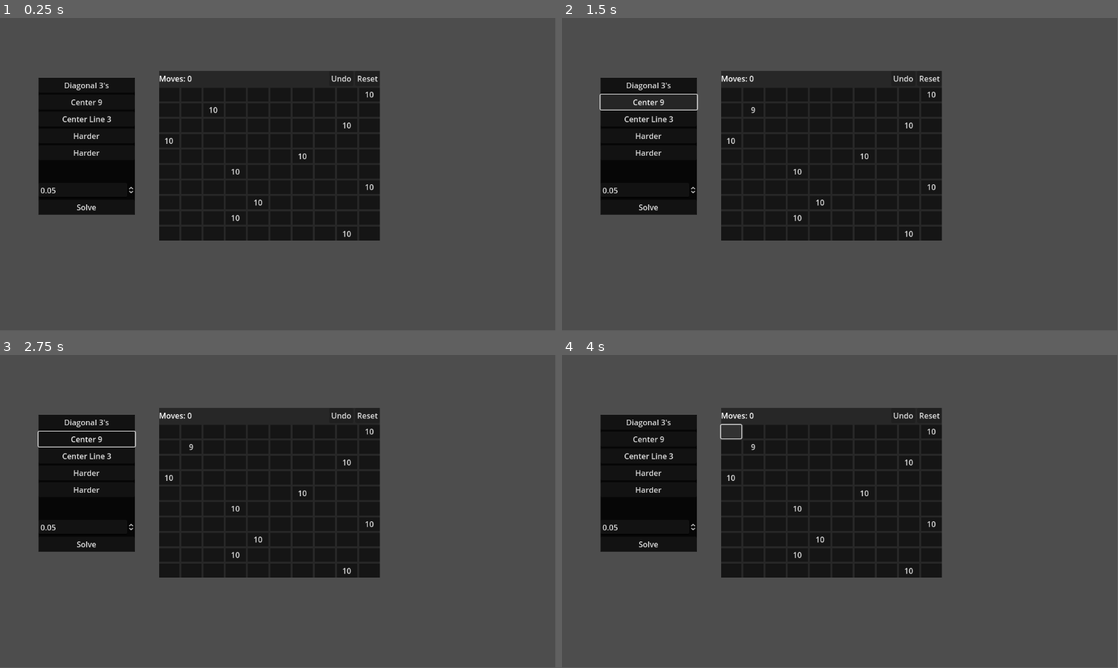
Above: before the commit, frames 1-4 (two rows, left to right).
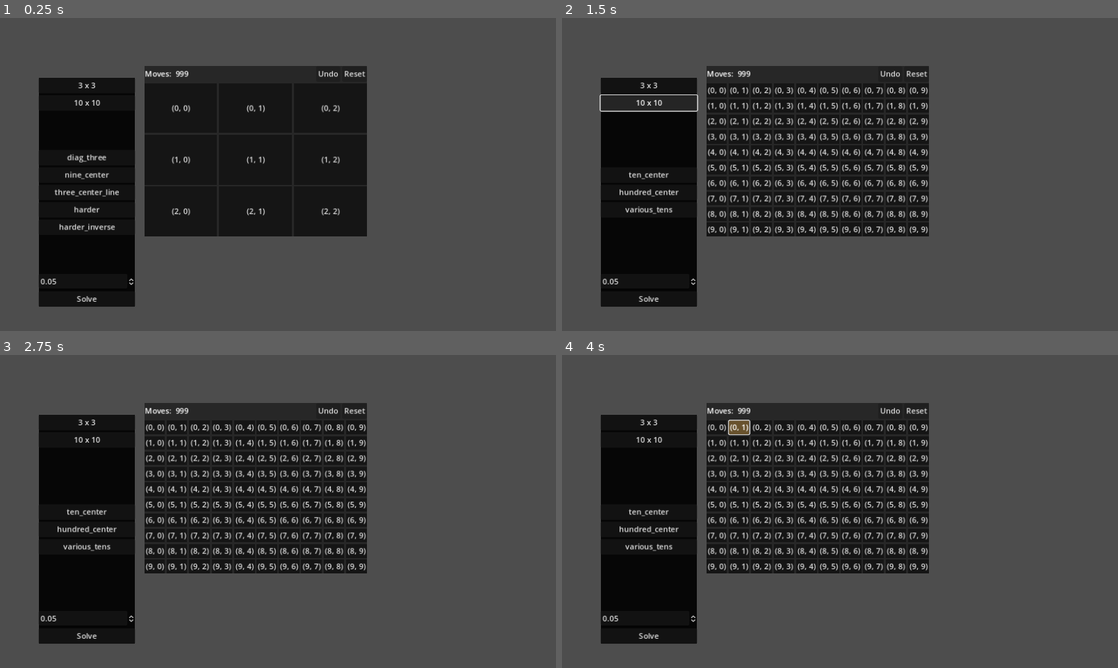
Above: after the commit, the same moments.

Repository: bitwes/StoneGridProblem
Game: Godot game, scene res://main.tscn
The game is run twice, just before and just after one commit, with the same random seed, the same clock (stepped at 60 frames per second) and the same inputs.
Inputs (mouse positions are in pixels of both pictures, inside the frame that each line leads up to):
- Up to frame 1 (0.25 s): no input
- Up to frame 2 (1.5 s): click (650, 86) at 0.5 s, where only the run after the commit has a clickable "3 x 3"; click (650, 102) at 1.25 s, where only the run after the commit has a clickable "10 x 10"
- Up to frame 3 (2.75 s): click (88, 636) at 2 s, where only the run after the commit has a clickable "Solve"
- Up to frame 4 (4 s): click "Undo" at 2.75 s; click (728, 430) at 3.52 s
The window is 799x449 before the commit and 800x450 after it. Grey fills any space a smaller window leaves; there, only what the larger window draws over its background counts as a difference.

The runs differ from the first frame. In frame 1, 10% of the frame differs, in the area x 6-69%, y 15-93%; in frame 2, 13%; in frame 3, 13%; in frame 4, 13%.

Commit message:
buttons for sizes

Diff:
--- a/Main.gd
+++ b/Main.gd
@@ -10,6 +10,7 @@
 # Return the minimum number of moves required to place one stone in each cell.
 # ------------------------------------------------------------------------------
 
+var StoneGridScene = load("res://stone_grid.tscn")
 
 var three_x_three = {
 
@@ -83,23 +84,48 @@
 		[0, 0, 0, 0, 0, 0, 0, 0, 10, 0],
 	]
 }
+@onready var _ctrls = {
+	stone_arrangements = $Controls/Layout/StoneArrangements
+}
+
+var _stone_grid : StoneGrid = null
+
+func _ready():
+	_create_stone_grid(3, three_x_three)
+	#_create_stone_grid(10, ten_x_ten)
+
+func _create_stone_grid(size, arrangements):
+	if(_stone_grid != null):
+		_stone_grid.queue_free()
+
+	_stone_grid = StoneGridScene.instantiate()
+	add_child(_stone_grid)
+	_stone_grid.position = Vector2(300, 100)
+	_stone_grid.custom_minimum_size = Vector2(460, 350)
+
+	_stone_grid.set_grid_size(size)
+	_make_populate_buttons(arrangements)
 
 
-func _ready():
-	$StoneGrid.set_grid_size(10)
-	$StoneGrid.populate(ten_x_ten.various_tens)
+func _make_populate_buttons(arrangements):
+	for child in _ctrls.stone_arrangements.get_children():
+		child.free()
 
-	#$StoneGrid.set_grid_size(3)
-	#$StoneGrid.populate(three_x_three.harder)
+	for key in arrangements:
+		var btn = Button.new()
+		btn.text = key
+		_ctrls.stone_arrangements.add_child(btn)
+		btn.pressed.connect(func():  _stone_grid.populate(arrangements[key]))
+
 
 
 func solve():
-	$StoneGrid.wait_time = $Controls/Layout/Delay.value
+	_stone_grid.wait_time = $Controls/Layout/Delay.value
 	$Controls.visible = false
 	var solver = Solvers.ThisOne.new()
-	await solver.solve($StoneGrid)
+	await solver.solve(_stone_grid)
 	$Controls.visible = true
-	$StoneGrid.wait_time = 0
+	_stone_grid.wait_time = 0
 
 
 func _on_solve_pressed():
@@ -107,20 +133,28 @@
 
 
 func _on_diag_threes_pressed():
-	$StoneGrid.populate(three_x_three.diag_three)
+	_stone_grid.populate(three_x_three.diag_three)
 
 
 func _on_center_nine_pressed():
-	$StoneGrid.populate(three_x_three.nine_center)
+	_stone_grid.populate(three_x_three.nine_center)
 
 
 func _on_center_line_three_pressed():
-	$StoneGrid.populate(three_x_three.three_center_line)
+	_stone_grid.populate(three_x_three.three_center_line)
 
 
 func _on_harder_pressed():
-	$StoneGrid.populate(three_x_three.harder)
+	_stone_grid.populate(three_x_three.harder)
 
 
 func _on_harder_inverse_pressed():
-	$StoneGrid.populate(three_x_three.harder_inverse)
+	_stone_grid.populate(three_x_three.harder_inverse)
+
+
+func _on_three_x_three_pressed():
+	_create_stone_grid(3, three_x_three)
+
+
+func _on_ten_x_ten_pressed():
+	_create_stone_grid(10, ten_x_ten)
--- a/main.tscn
+++ b/main.tscn
@@ -1,22 +1,15 @@
-[gd_scene load_steps=3 format=3 uid="uid://csev13x31xq06"]
+[gd_scene load_steps=2 format=3 uid="uid://csev13x31xq06"]
 
 [ext_resource type="Script" path="res://Main.gd" id="1_3lrxg"]
-[ext_resource type="PackedScene" uid="uid://f1piuchuokq" path="res://stone_grid.tscn" id="2_qjc7d"]
 
 [node name="Main" type="Node2D"]
 script = ExtResource("1_3lrxg")
-
-[node name="StoneGrid" parent="." instance=ExtResource("2_qjc7d")]
-offset_left = 330.0
-offset_top = 110.0
-offset_right = 788.0
-offset_bottom = 462.0
 
 [node name="Controls" type="ColorRect" parent="."]
 offset_left = 80.0
 offset_top = 124.0
 offset_right = 280.0
-offset_bottom = 408.0
+offset_bottom = 598.0
 color = Color(0.0235294, 0.0235294, 0.0235294, 1)
 
 [node name="Layout" type="VBoxContainer" parent="Controls"]
@@ -27,27 +20,22 @@
 grow_horizontal = 2
 grow_vertical = 2
 
-[node name="DiagThrees" type="Button" parent="Controls/Layout"]
+[node name="ThreeXThree" type="Button" parent="Controls/Layout"]
 layout_mode = 2
-text = "Diagonal 3's"
+text = "3 x 3"
 
-[node name="CenterNine" type="Button" parent="Controls/Layout"]
+[node name="TenXTen" type="Button" parent="Controls/Layout"]
 layout_mode = 2
-text = "Center 9"
+text = "10 x 10"
 
-[node name="CenterLineThree" type="Button" parent="Controls/Layout"]
+[node name="Spacer2" type="CenterContainer" parent="Controls/Layout"]
 layout_mode = 2
-text = "Center Line 3"
+size_flags_vertical = 3
 
-[node name="Harder" type="Button" parent="Controls/Layout"]
+[node name="StoneArrangements" type="VBoxContainer" parent="Controls/Layout"]
 layout_mode = 2
-text = "Harder"
 
-[node name="HarderInverse" type="Button" parent="Controls/Layout"]
-layout_mode = 2
-text = "Harder"
-
-[node name="CenterContainer" type="CenterContainer" parent="Controls/Layout"]
+[node name="Spacer" type="CenterContainer" parent="Controls/Layout"]
 layout_mode = 2
 size_flags_vertical = 3
 
@@ -61,9 +49,6 @@
 layout_mode = 2
 text = "Solve"
 
-[connection signal="pressed" from="Controls/Layout/DiagThrees" to="." method="_on_diag_threes_pressed"]
-[connection signal="pressed" from="Controls/Layout/CenterNine" to="." method="_on_center_nine_pressed"]
-[connection signal="pressed" from="Controls/Layout/CenterLineThree" to="." method="_on_center_line_three_pressed"]
-[connection signal="pressed" from="Controls/Layout/Harder" to="." method="_on_harder_pressed"]
-[connection signal="pressed" from="Controls/Layout/HarderInverse" to="." method="_on_harder_inverse_pressed"]
+[connection signal="pressed" from="Controls/Layout/ThreeXThree" to="." method="_on_three_x_three_pressed"]
+[connection signal="pressed" from="Controls/Layout/TenXTen" to="." method="_on_ten_x_ten_pressed"]
 [connection signal="pressed" from="Controls/Layout/Solve" to="." method="_on_solve_pressed"]
--- a/project.godot
+++ b/project.godot
@@ -14,3 +14,8 @@
 run/main_scene="res://main.tscn"
 config/features=PackedStringArray("4.2", "Forward Plus")
 config/icon="res://icon.svg"
+
+[display]
+
+window/stretch/mode="canvas_items"
+window/stretch/aspect="keep_height"
--- /dev/null
+++ b/three_x_three.gd
@@ -0,0 +1,11 @@
+extends Node2D
+
+
+# Called when the node enters the scene tree for the first time.
+func _ready():
+	pass # Replace with function body.
+
+
+# Called every frame. 'delta' is the elapsed time since the previous frame.
+func _process(delta):
+	pass
--- /dev/null
+++ b/three_x_three.tscn
@@ -0,0 +1,45 @@
+[gd_scene load_steps=3 format=3 uid="uid://mkj4earouya"]
+
+[ext_resource type="PackedScene" uid="uid://f1piuchuokq" path="res://stone_grid.tscn" id="1_vtfs7"]
+[ext_resource type="Script" path="res://three_x_three.gd" id="1_x55xc"]
+
+[node name="ThreeXThree" type="Node2D"]
+script = ExtResource("1_x55xc")
+
+[node name="StoneGrid" parent="." instance=ExtResource("1_vtfs7")]
+offset_left = 330.0
+offset_top = 110.0
+offset_right = 788.0
+offset_bottom = 462.0
+
+[node name="Controls" type="ColorRect" parent="."]
+offset_left = 80.0
+offset_top = 124.0
+offset_right = 280.0
+offset_bottom = 408.0
+color = Color(0.0235294, 0.0235294, 0.0235294, 1)
+
+[node name="Layout" type="VBoxContainer" parent="Controls"]
+layout_mode = 1
+anchors_preset = 15
+anchor_right = 1.0
+anchor_bottom = 1.0
+grow_horizontal = 2
+grow_vertical = 2
+
+[node name="Buttons" type="VBoxContainer" parent="Controls/Layout"]
+layout_mode = 2
+
+[node name="CenterContainer" type="CenterContainer" parent="Controls/Layout"]
+layout_mode = 2
+size_flags_vertical = 3
+
+[node name="Delay" type="SpinBox" parent="Controls/Layout"]
+layout_mode = 2
+max_value = 2.0
+step = 0.05
+value = 0.05
+
+[node name="Solve" type="Button" parent="Controls/Layout"]
+layout_mode = 2
+text = "Solve"
